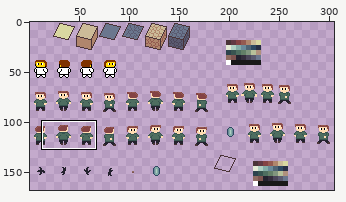
Sprite sheet -- images/tiles.png. Above, an overview of the earlier version with the close-up marked.
Close-up. Earlier state:
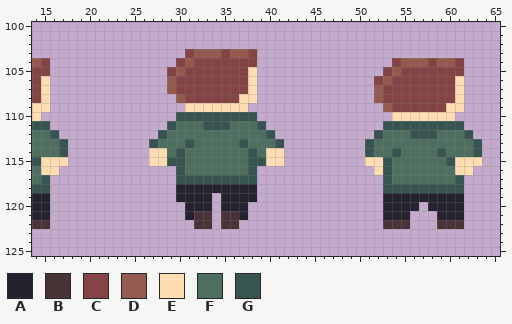
The file is 326x180 pixels. Shown: x 14..65, y 100..125. The wide view leaves out empty margins. The commit also changed other parts of the picture, which this record leaves out.
Palette (. is transparent): A #24222e  B #4a3337  C #844344  D #945a50  E #ffdcb1  F #4e6e60  G #385450
Pixels before, first column x 14:
103 .................CDDDCDDC.........................
104 DC..............CDCCCCCCC...............CDDDCDDC..
105 CC.............CDCCCCCCCE..............CDCCCCCCC..
106 CE.............DCCCCCCCCE.............CDCCCCCCCE..
107 CE.............DCCCCCCCCE.............DCCCCCCCCE..
108 CE..............DCCCCCCEE.............DCCCCCCCCE..
109 EE...............EEEEEEE...............DCCCCCCEE..
110 E...............GGGGGGGGG...............EEEEEEE...
111 GG.............GFFFGGGFFFG.............GGGGGGGGG..
112 FFG...........GFFFFFFFFFFFG...........GFFFGGGFFFG.
113 FFFG.........GFFFGFFFFFGFFFG.........GFFFFFFFFFFFG
114 FFFG.........EEFGFFFFFFFGFEE.........GFFGFFFFGFFFG
115 GEEE.........EEGGFFFFFFFGGEE.........EEGFFFFFFGEEE
116 FEE.............GFFFFFFFG.............EGFFFFFFFEE.
117 FG..............GGGGGGGGG..............GFFFFFFFG..
118 GG..............AAAAAAAAA..............GGGGGGGGG..
119 AA..............AAAA.AAAA..............AAAAAAAAA..
120 AA...............AAA.AAA...............AAAA.AAAA..
121 AA...............ABB.BBA...............AAA...AAA..
122 BB................BB.BB................BBB...BBB..
The same view after the edit:
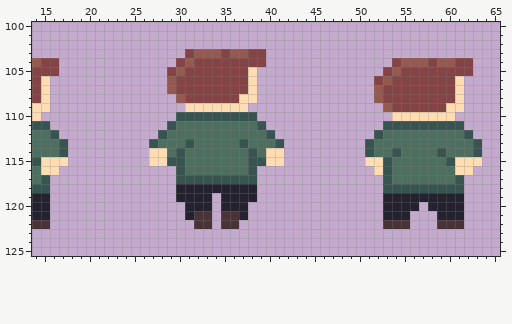
Changes in this commit:
Changed rows in their new state; - is an unchanged pixel.
first column x 16:
103 -----------------------C-----------------------
104 C----------------------C----------------------C
105 C---------------------------------------------C
first column x 33:
111 FFF-----------------------
112 -----------------------FFF
Pixel boxes of the changes (left, top, right, bottom) in both close-ups:
added: (257, 49, 266, 67)
added: (50, 58, 59, 76)
added: (464, 58, 473, 76)
changed: (203, 121, 230, 130)
changed: (410, 130, 437, 139)
